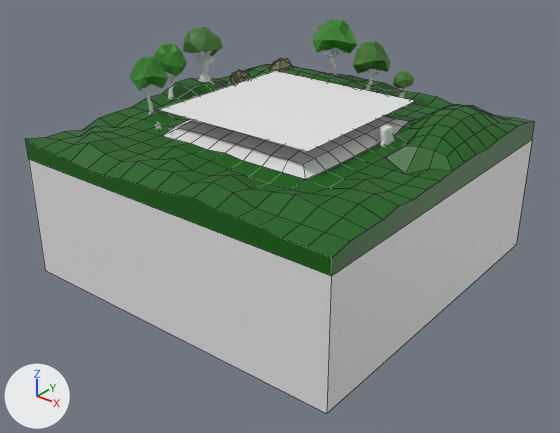
Two versions of the FBX model Assets/Graphics/Meshes/landscapeForest.fbx, one commit apart.
Both versions are drawn from a 50 mm lens placed at (5.01, -6.42, 2.6), pointed at (0.08, -0.26, -1.22). The lights are fixed; the arrows at lower left show +X, +Y and +Z. Mesh edges are drawn as thin lines on the coarser meshes.

In view in the first picture: 'Ground', 'Table', 'Tree 2', 'Tree 3', 'Tree 4', 'Tree 5', 'Tree 6'.
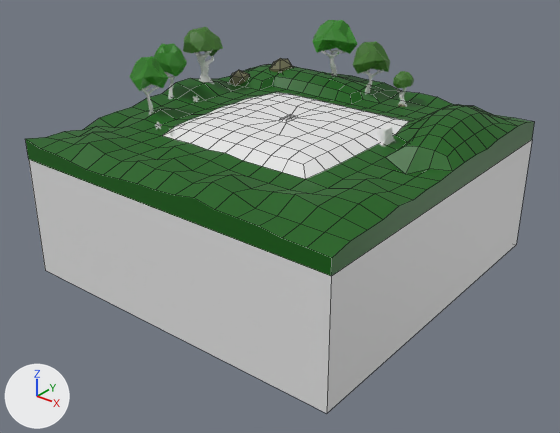
Pixel boxes (x1, y1, x2, y2) of what changed, in the pictures (560 x 433 px):
'Table', deleted: before (158, 71, 414, 152)

What the commit changed:
Object 'Table' (ob_table) is deleted.
